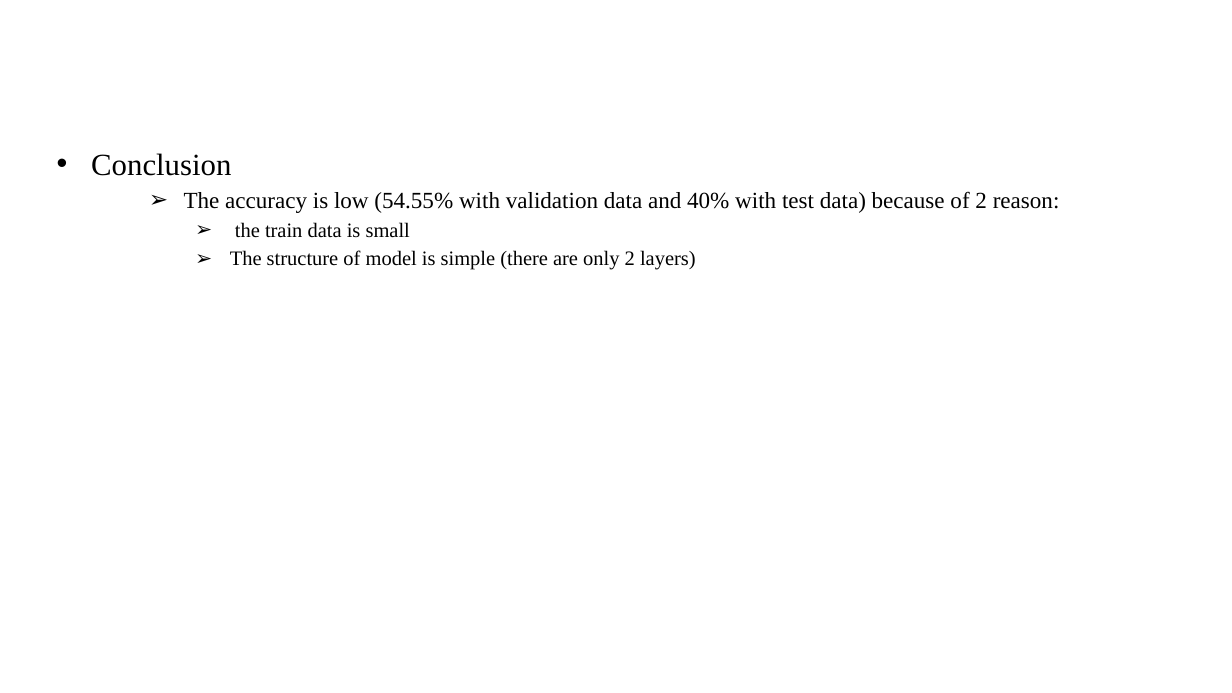
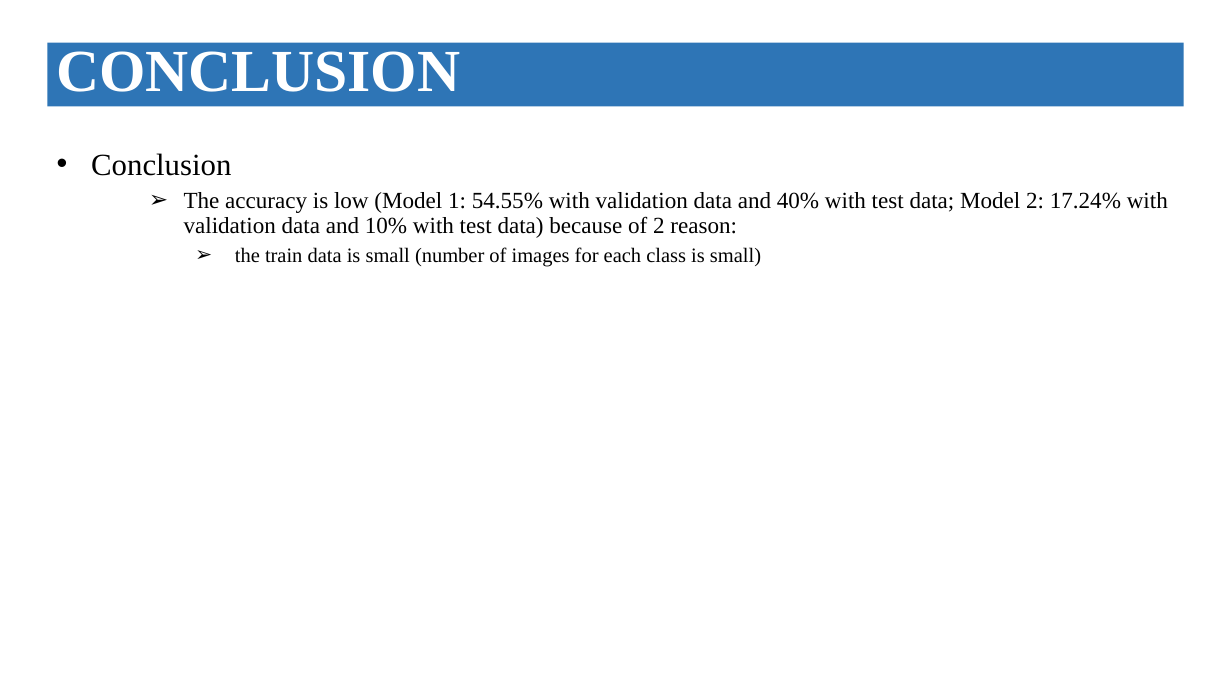
Before and after one commit to hoaquocphan/face_dectection, a slide deck: slide 9 of face_detection_report.pptx (slide 6 before the commit). Drawn at 1232x693 pixels with LibreOffice and Linux fonts; fonts in the diff are those of the drawing. Boxes give left, top, right and bottom in pixels: in the first picture for what was removed or moved away, otherwise in the second. Text is boxed around its words. In the diff, an @@ line names an element or a change of style, - is before the commit and + after.

Commit message:
add model with alexnet structure

```diff
--- a/face_detection_report.pptx
+++ b/face_detection_report.pptx
@@ rectangle added at (47,43,1184,106), fill #2E75B6, 46.5 pt, text #FFFFFF, bold @@
+CONCLUSION
@@ text at (184,192,1168,267): text changed @@
-    ➢ The accuracy is low (54.55% with validation data and 40% with test data) because of 2 reason:
-      ➢ the train data is small
-      ➢ The structure of model is simple (there are only 2 layers)
+    ➢ The accuracy is low (Model 1: 54.55% with validation data and 40% with test data; Model 2: 17.24% with validation data and 10% with test data) because of 2 reason:
+      ➢ the train data is small (number of images for each class is small)
```
Also in this commit, not shown: 4 other slides changed, 3 slides added, 3 other files.
